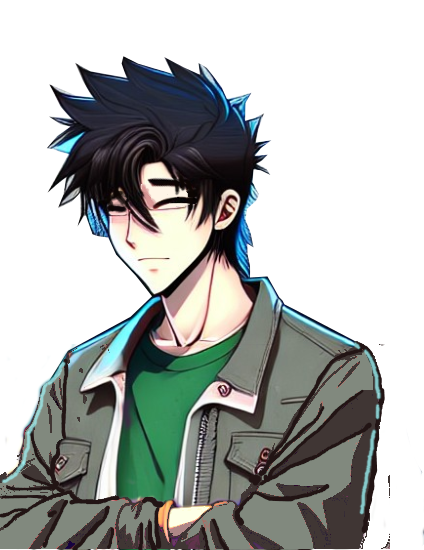
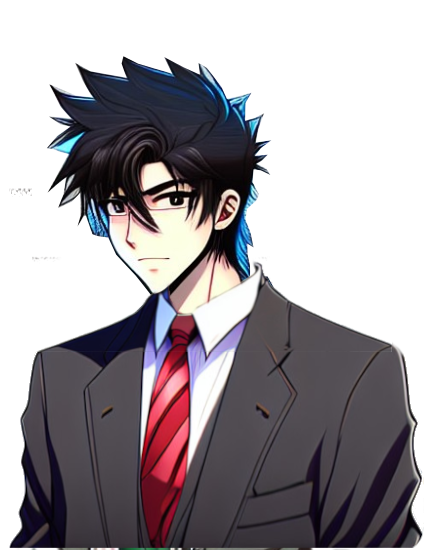
Layer changes from the first (424, 550) image to the second:
added layer "terno" above "brazos Cruzados" over [9, 188, 424, 548]
hid "brazos Cruzados" over [0, 341, 390, 550]
hid "ojos cerrados" over [106, 170, 201, 216]
